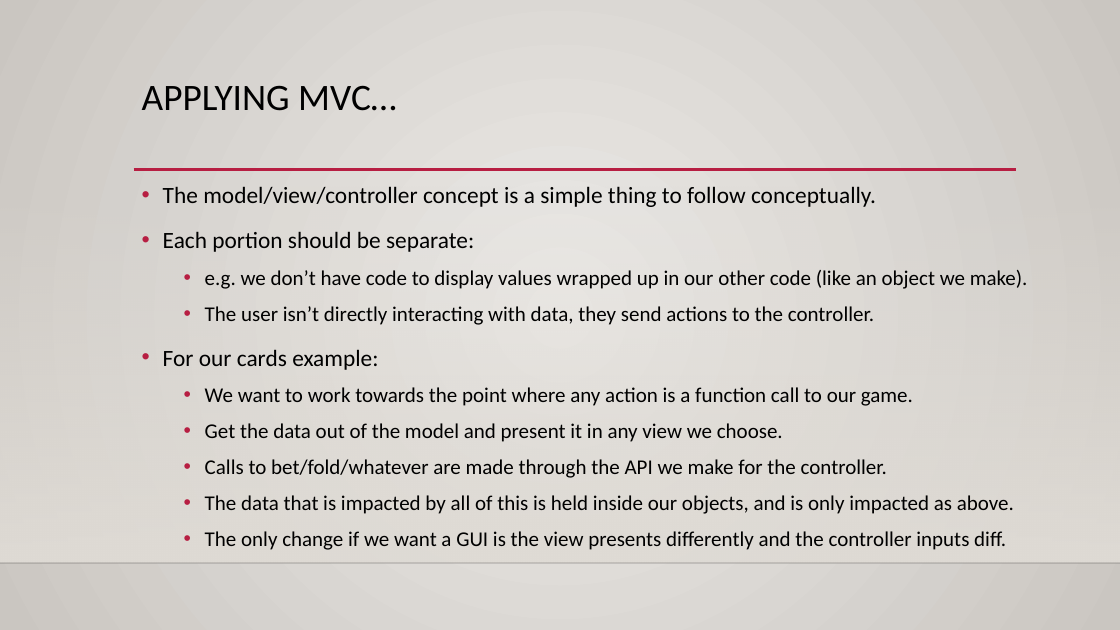
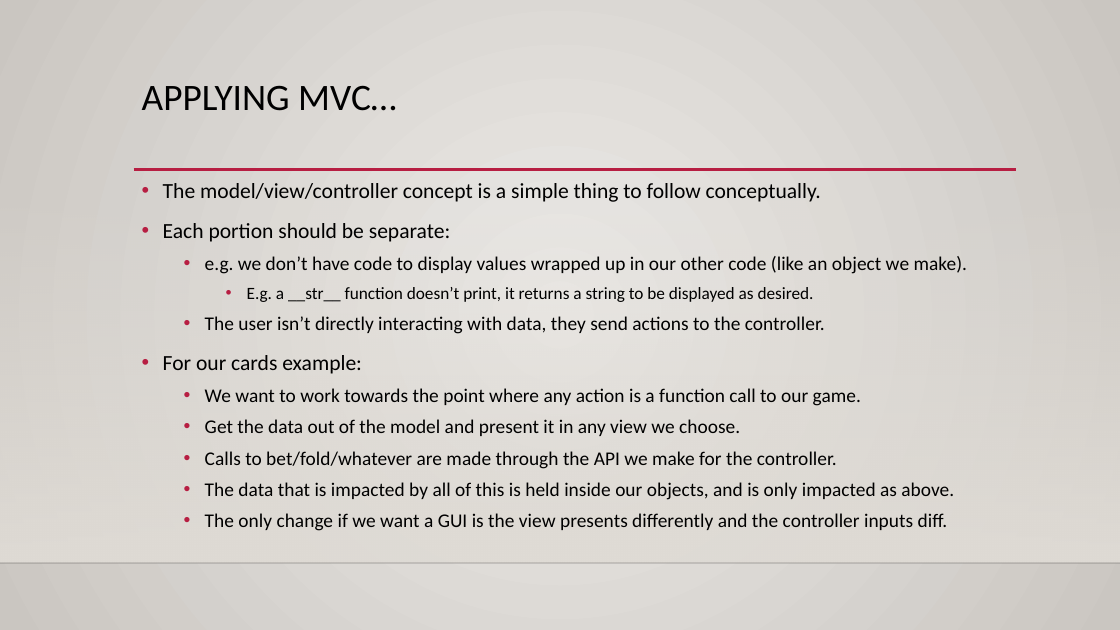
Before and after one commit to AkeemSemperDataScience/Programming_Basics_for_Machine_Learning_Students, a slide deck: slide 36 of reference_material/slides/021_cards_3.pptx (slide 34 before the commit). Drawn at 1120x630 pixels with LibreOffice and Linux fonts; fonts in the diff are those of the drawing; background and template pictures are left out. Boxes give left, top, right and bottom in pixels: in the first picture for what was removed or moved away, otherwise in the second. Text is boxed around its words. In the diff, an @@ line names an element or a change of style, - is before the commit and + after.

```diff
--- a/reference_material/slides/021_cards_3.pptx
+++ b/reference_material/slides/021_cards_3.pptx
@@ text at [163,183,967,531]: size 20 to 18.5 pt in "The model/view/controller concept is a simple thing ...", "Each portion should be separate:", "For our cards example:"; size 18 to 16.6 pt in "e.g. we don’t have code to display ...", "The user isn’t directly interacting with data, ...", "We want to work towards the point ...", "Get the data out of the model ..." and 3 more places; line spacing 1.2 to 1.1 @@
@@ text at [247,287,814,302]: paragraph added @@
+    • E.g. a __str__ function doesn’t print, it returns a string to be displayed as desired.
```
Also in this commit, not shown: 2 other slides changed, 2 slides added, 7 other files.
